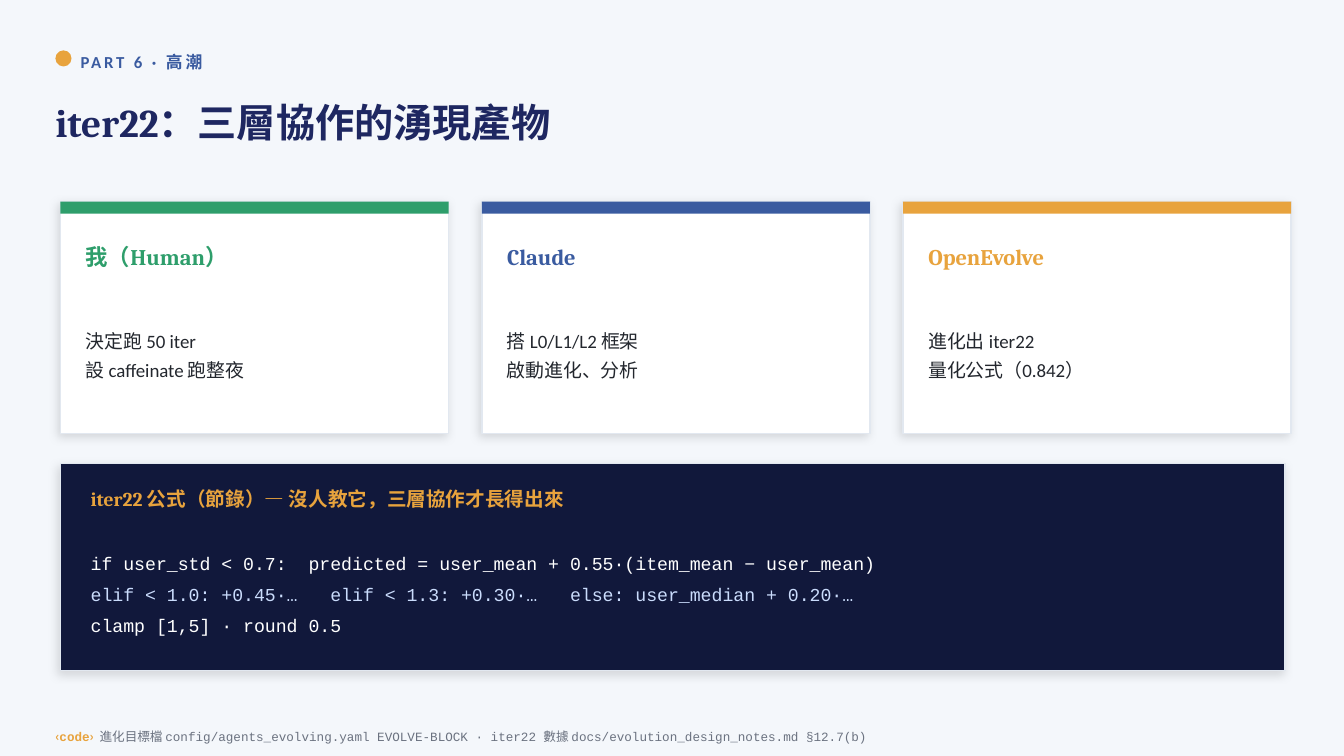
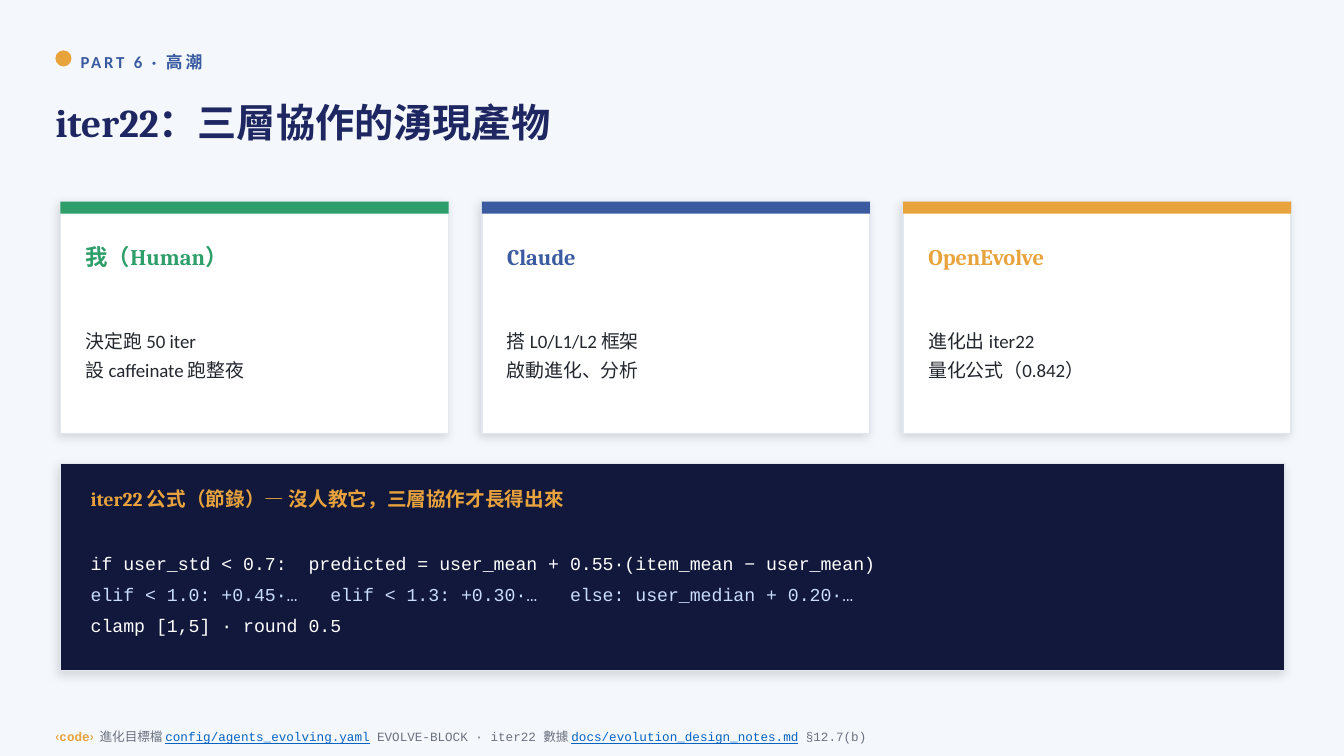
Before and after one commit to yuchieh/AgentSocietyChallenge_OpenEvolve, a slide deck: slide 22 of docs/slides/人AI進化_整合教學投影片.pptx. Drawn at 1344x756 pixels with LibreOffice and Linux fonts; fonts in the diff are those of the drawing. Boxes give left, top, right and bottom in pixels: in the first picture for what was removed or moved away, otherwise in the second. Text is boxed around its words. In the diff, an @@ line names an element or a change of style, - is before the commit and + after.

```diff
--- a/docs/slides/人AI進化_整合教學投影片.pptx
+++ b/docs/slides/人AI進化_整合教學投影片.pptx
@@ text "‹code› 進化目標檔 config/agents_evolving.yaml EVOLVE-BLOCK · ..." at (55,730,867,744): text colour #6B7280 to #0563C1, underline on in "config/agents_evolving.yaml docs/evolution_design_notes.md" @@
```
Also in this commit, not shown: 26 other slides changed, 1 other file.
